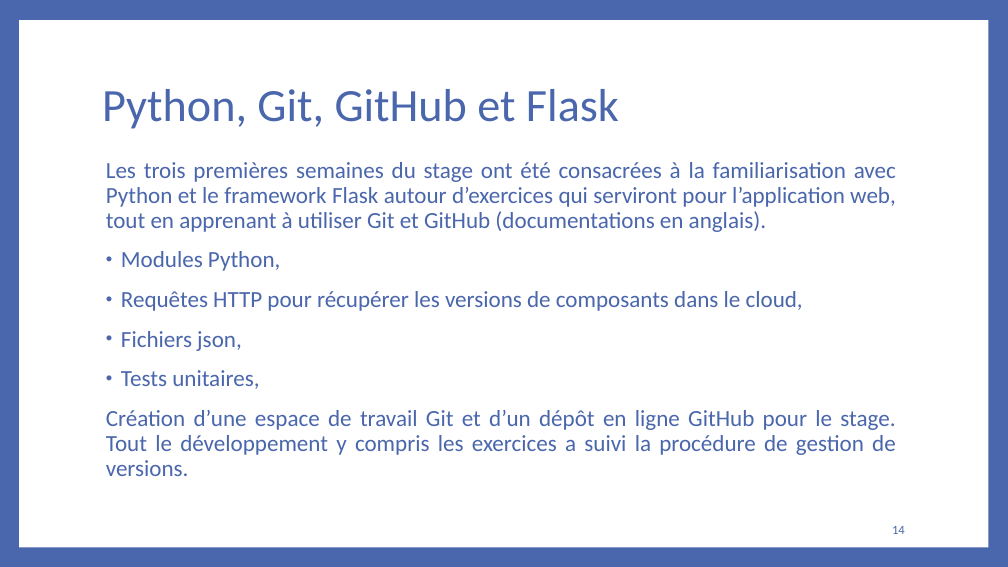
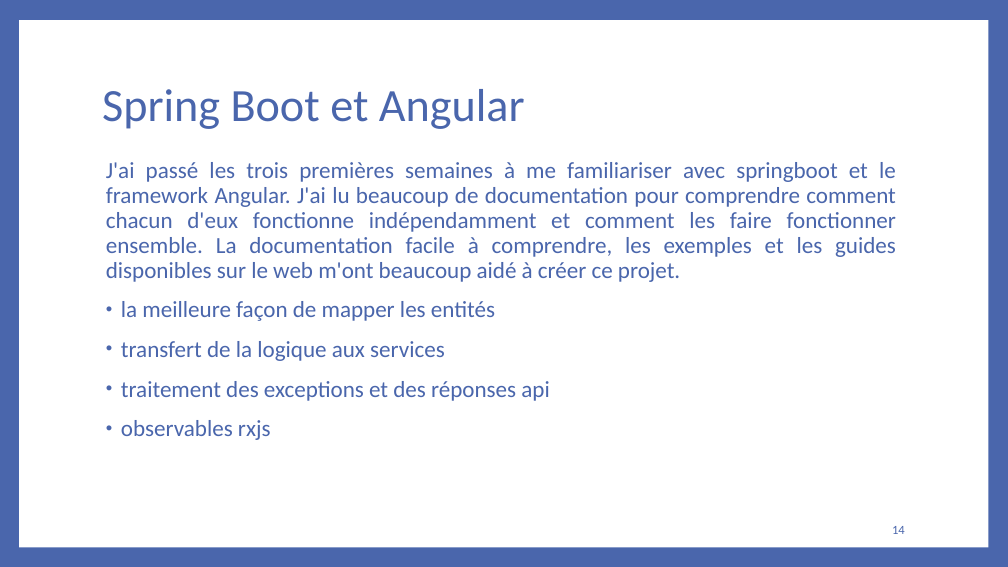
Before and after one commit to bakedpotato191/projet, a slide deck: slide 14 of rapport.PPTX. Drawn at 1008x567 pixels with LibreOffice and Linux fonts; fonts in the diff are those of the drawing. Boxes give left, top, right and bottom in pixels: in the first picture for what was removed or moved away, otherwise in the second. Text is boxed around its words. In the diff, an @@ line names an element or a change of style, - is before the commit and + after.

```diff
--- a/rapport.PPTX
+++ b/rapport.PPTX
@@ title at (x1=102, y1=89, x2=525, y2=129): text changed @@
-Python, Git, GitHub et Flask
+Spring Boot et Angular
@@ text at (x1=106, y1=162, x2=896, y2=440): text changed @@
-Les trois premières semaines du stage ont été consacrées à la familiarisation avec Python et le framework Flask autour d’exercices qui serviront pour l’application web, tout en apprenant à utiliser Git et GitHub (documentations en anglais).
-• Modules Python,
-• Requêtes HTTP pour récupérer les versions de composants dans le cloud,
-• Fichiers json,
-• Tests unitaires,
-Création d’une espace de travail Git et d’un dépôt en ligne GitHub pour le stage. Tout le développement y compris les exercices a suivi la procédure de gestion de versions.
+J'ai passé les trois premières semaines à me familiariser avec springboot et le framework Angular. J'ai lu beaucoup de documentation pour comprendre comment chacun d'eux fonctionne indépendamment et comment les faire fonctionner ensemble. La documentation facile à comprendre, les exemples et les guides disponibles sur le web m'ont beaucoup aidé à créer ce projet.
+• la meilleure façon de mapper les entités
+• transfert de la logique aux services
+• traitement des exceptions et des réponses api
+• observables rxjs
```
Also in this commit, not shown: 2 other slides changed, 2 slides added, 2 slides removed, 8 other files.
